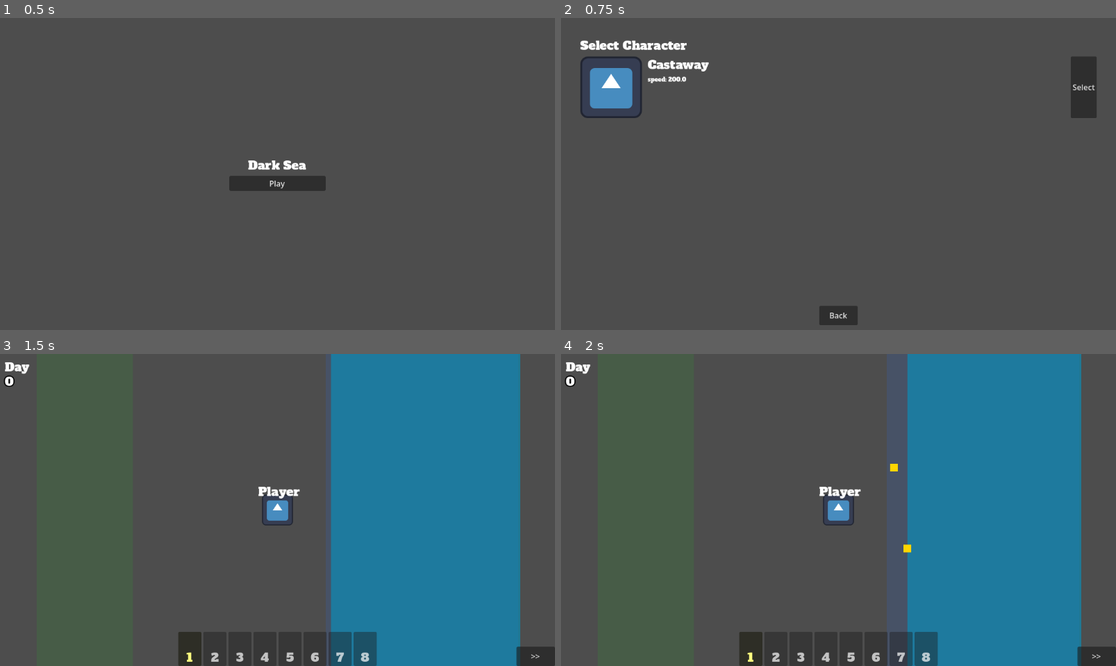
Above: before the commit, frames 1-4 (two rows, left to right).
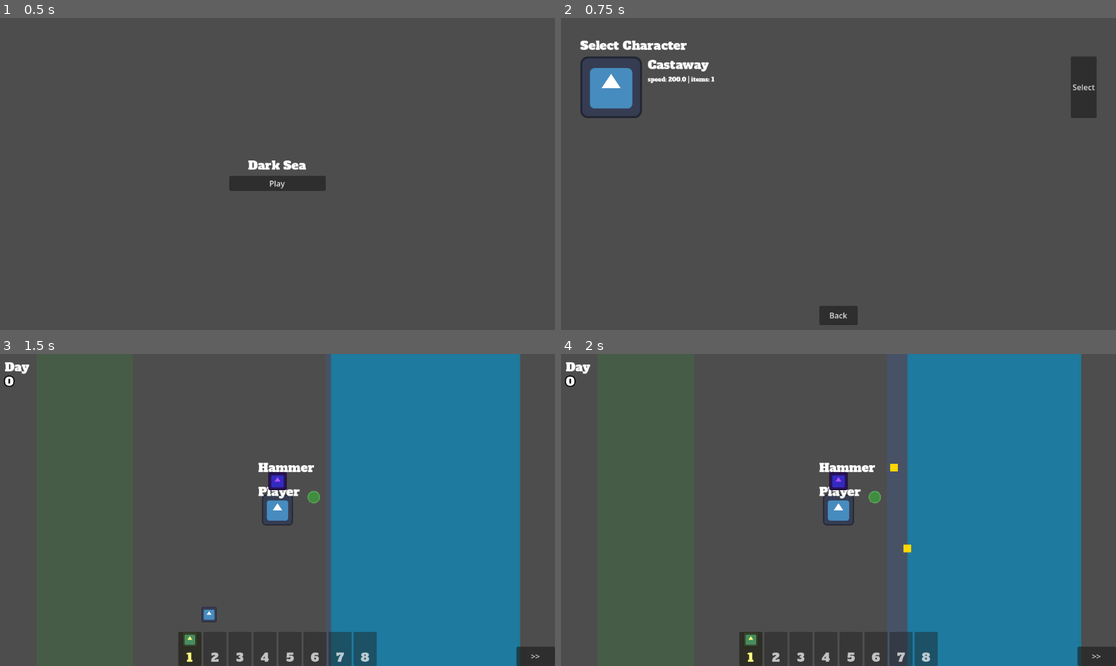
Above: after the commit, the same moments.

Repository: poga/dark-sea
Game: Godot game, scene res://scenes/menu/main_menu.tscn
Two runs of this game, one before a commit and one after it. Both use one fixed random seed, a clock stepped at 60 frames per second and the inputs below. The engine's default icon, where the game draws it, is replaced by a stand-in: a white triangle on a blue panel in a dark square.
Inputs:
- Up to frame 1 (0.5 s): no input
- Up to frame 2 (0.75 s): click "Play" at 0.5 s
- Up to frame 3 (1.5 s): click "Select" at 1.25 s
- Up to frame 4 (2 s): no input

Frame 1 is identical in both runs. In frame 2, less than 0.1% of the frame differs, in the area x 22-28%, y 18-21%; in frame 3, 0.6%, in the area x 33-58%, y 34-94%; in frame 4, 0.5%.

Commit message:
fix: handle parentless items in try_pickup, preserve player ref on reset
- try_pickup: guard against null parent for freshly instantiated items
- reset_for_new_game: clear inventory without nulling _player reference
- Add hammer to default character starting loadout
- Add regression tests for both bugs

Co-Authored-By: Claude Opus 4.6 <noreply@anthropic.com>

Diff:
--- a/core/game_manager.gd
+++ b/core/game_manager.gd
@@ -92,7 +92,9 @@
 func reset_for_new_game() -> void:
 	gold = 0
 	resources = {}
-	reset_inventory()
+	inventory.resize(INVENTORY_SIZE)
+	inventory.fill(null)
+	active_slot = 0
 
 # --- Character management ---
 
@@ -201,7 +203,8 @@
 		return false
 	var screen_pos: Vector2 = _world_to_screen(item.global_position)
 	var icon: Texture2D = item.inventory_icon if "inventory_icon" in item else null
-	item.get_parent().remove_child(item)
+	if item.get_parent():
+		item.get_parent().remove_child(item)
 	item.store_in_inventory()
 	inventory[slot] = item
 	if slot == active_slot and _player:
--- a/core/tests/test_game_manager.gd
+++ b/core/tests/test_game_manager.gd
@@ -217,7 +217,21 @@
 	assert_eq(GameManager.get_resource("gold"), 10)
 	assert_eq(GameManager.get_resource("bones"), 5)
 
+func test_apply_character_loadout_adds_starting_items_to_inventory():
+	GameManager.load_characters()
+	GameManager.set_character("default")
+	GameManager.apply_character_loadout()
+	assert_ne(GameManager.inventory[0], null, "Starting item should be in slot 0")
+
 func test_apply_character_loadout_does_nothing_when_no_character():
 	GameManager.selected_character = ""
 	GameManager.apply_character_loadout()
 	assert_eq(GameManager.get_resource("gold"), 0)
+
+func test_reset_for_new_game_preserves_player_reference():
+	var player := CharacterBody2D.new()
+	add_child(player)
+	GameManager.register_player(player)
+	GameManager.reset_for_new_game()
+	assert_eq(GameManager._player, player, "Player reference should survive reset")
+	player.queue_free()
--- a/data/characters.json
+++ b/data/characters.json
@@ -5,7 +5,7 @@
     "stats": {
       "speed": 200.0
     },
-    "starting_items": [],
+    "starting_items": ["res://scenes/item/hammer_item.tscn"],
     "starting_resources": {},
     "locked": false
   }
Not shown, added: scenes/menu/character_select.gd.uid
Not shown, added: scenes/menu/main_menu.gd.uid
Not shown, added: docs/plans/2026-02-28-character-system.md
